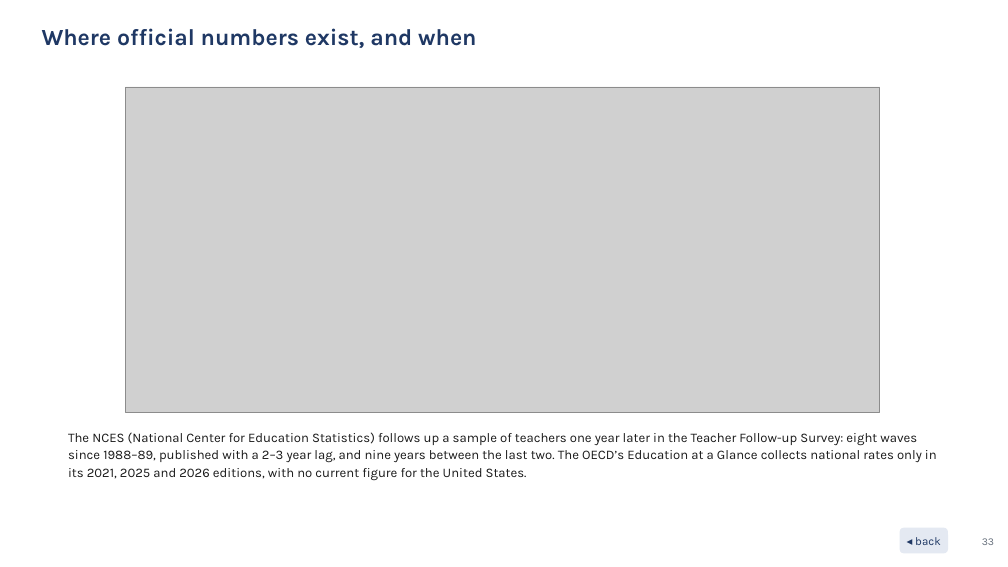
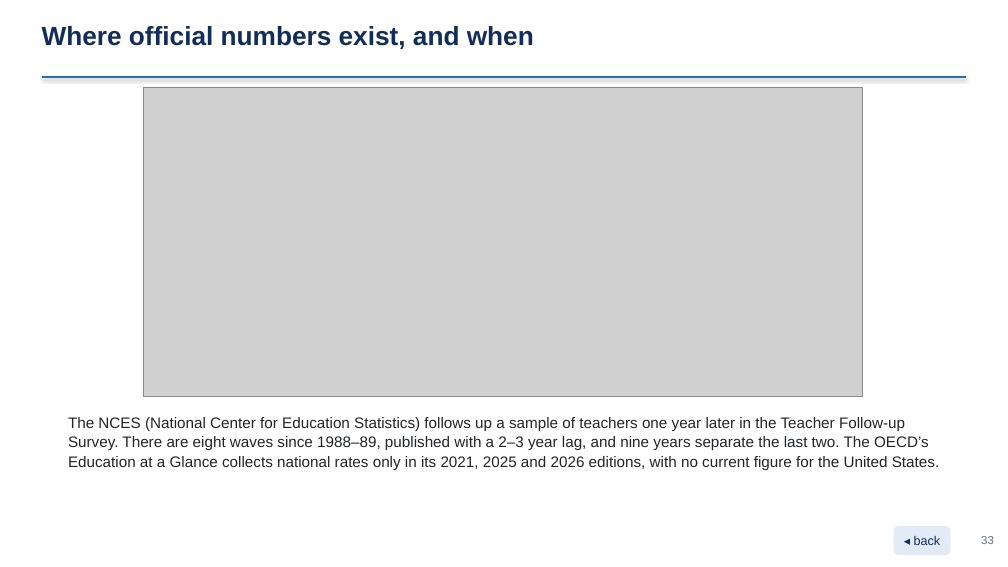
Before and after one commit to jedr1-ship-it/Alternative-Pathways----Quant, a slide deck: slide 33 of report/data_cluster/Proyect_US_cluster.pptx. Drawn at 1008x567 pixels with LibreOffice and Linux fonts; fonts in the diff are those of the drawing; grey boxes stand for pictures. Boxes give left, top, right and bottom in pixels: in the first picture for what was removed or moved away, otherwise in the second. Text is boxed around its words. In the diff, an @@ line names an element or a change of style, - is before the commit and + after.

```diff
--- a/report/data_cluster/Proyect_US_cluster.pptx
+++ b/report/data_cluster/Proyect_US_cluster.pptx
@@ text "Where official numbers exist, and ..." at (x1=42, y1=26, x2=534, y2=49): size 22 to 25 pt, font Karla to Arial, text colour #1F3864 to #102D5E @@
@@ line added from (42, 77) to (966, 77), #2D6CB5 2.2 pt @@
@@ picture resized from (x1=126, y1=87, x2=880, y2=412) to (x1=143, y1=87, x2=862, y2=397) @@
@@ text at (x1=68, y1=417, x2=939, y2=470): text changed; size 12.5 to 14.5 pt; font Karla to Arial; text colour #1A1A1A to #212529 @@
-The NCES (National Center for Education Statistics) follows up a sample of teachers one year later in the Teacher Follow-up Survey: eight waves since 1988–89, published with a 2–3 year lag, and nine years between the last two. The OECD’s Education at a Glance collects national rates only in its 2021, 2025 and 2026 editions, with no current figure for the United States.
+The NCES (National Center for Education Statistics) follows up a sample of teachers one year later in the Teacher Follow-up Survey. There are eight waves since 1988–89, published with a 2–3 year lag, and nine years separate the last two. The OECD’s Education at a Glance collects national rates only in its 2021, 2025 and 2026 editions, with no current figure for the United States.
@@ rounded rectangle "◂ back" resized from (x1=900, y1=528, x2=948, y2=554) to (x1=894, y1=526, x2=951, y2=555) @@
@@ rounded rectangle "◂ back" at (x1=894, y1=526, x2=951, y2=555): size 11 to 12 pt, font Karla to Arial, text colour #1F3864 to #102D5E; fill #E4E9F2 to #E2EAF5 @@
@@ text "33" at (x1=981, y1=536, x2=994, y2=544): size 10 to 11 pt, font Karla to Arial @@
```
Also in this commit, not shown: 45 other slides changed, 2 slides added, 1 slide removed, 18 other files.
